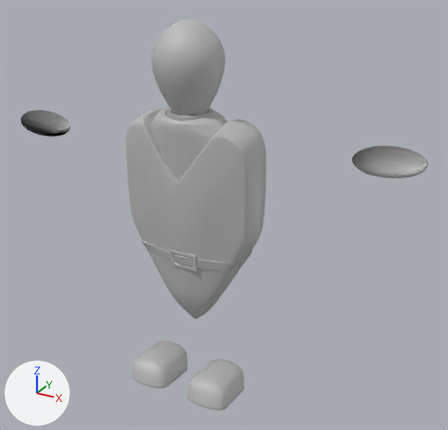
Before and after pictures for a commit that changed the FBX model Dessin et Design/PersonnagePrincipale/RiggedAndAnimations/Rigged_TPose.fbx.
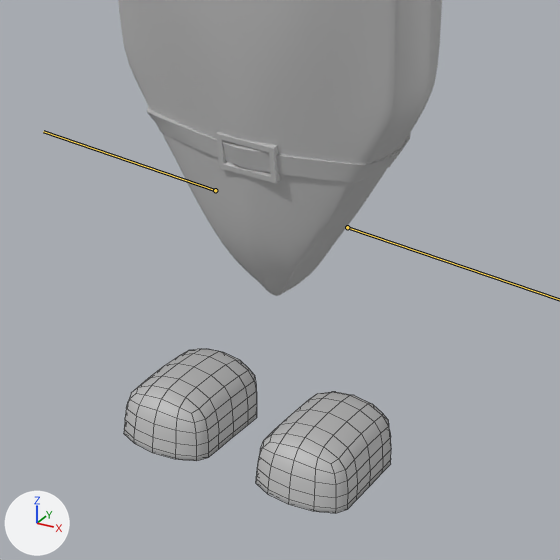
Each version appears first whole from a 50 mm camera at (0.0399, -0.0652, 0.0587) aimed at (0.0035, 0.0009, 0.0256), and next in a close-up on the part from 18% to 70% of the width and 45% to 100% of the height. Lighting does not change. The marker at lower left points along +X, +Y and +Z. Both versions are drawn at the pose saved in each file; the numbers are the values there. The bones that change are drawn over the model as lines in the close-ups. The close-ups show mesh edges as thin lines.
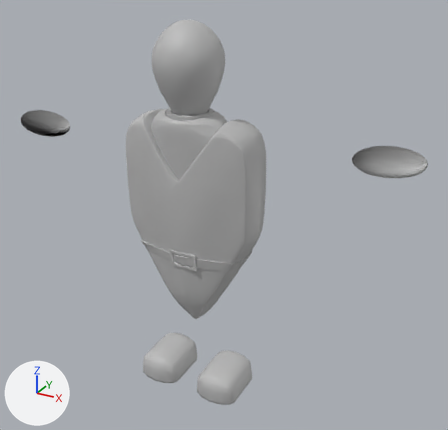
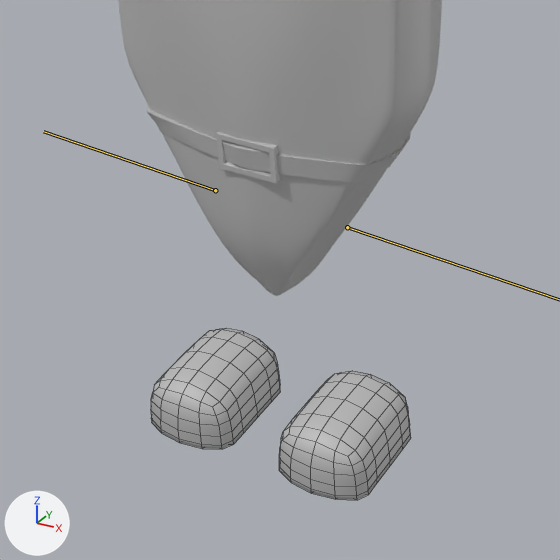
Location of each change, [x1, y1, x2, y2] in pixels of the close-ups (560 x 560 px):
```json
{"object": "polySurface11", "change": "posed", "before": [256, 392, 391, 513], "after": [279, 371, 411, 500], "on screen": "7% taller"}
{"object": "polySurface10", "change": "posed", "before": [124, 349, 257, 461], "after": [151, 328, 280, 449], "on screen": "8% taller"}
```

Scene script edits in JSON lines:
```json
{"block": "bone_hancedroite", "where": "bone_hancedroite = bpy.data.objects['Armature'].pose.bones['HanceDroite_']  # child of 'Bassin'"}
{"op": "set", "path": "bone_hancedroite.rotation_quaternion", "old": "(0.997, 0.0, 0.071, 0.0)", "new": "(1.0, 0.0, -0.027, 0.0)", "note": "degrees (0, 8, 0) -> degrees (0, -3, 0)"}
{"block": "bone_hanchegauche", "where": "bone_hanchegauche = bpy.data.objects['Armature'].pose.bones['HancheGauche']  # child of 'Bassin'"}
{"op": "set", "path": "bone_hanchegauche.rotation_quaternion", "old": "(0.998, 0.0, -0.068, 0.0)", "new": "(1.0, 0.0, 0.024, 0.0)", "note": "degrees (0, -8, 0) -> degrees (0, 3, 0)"}
```
